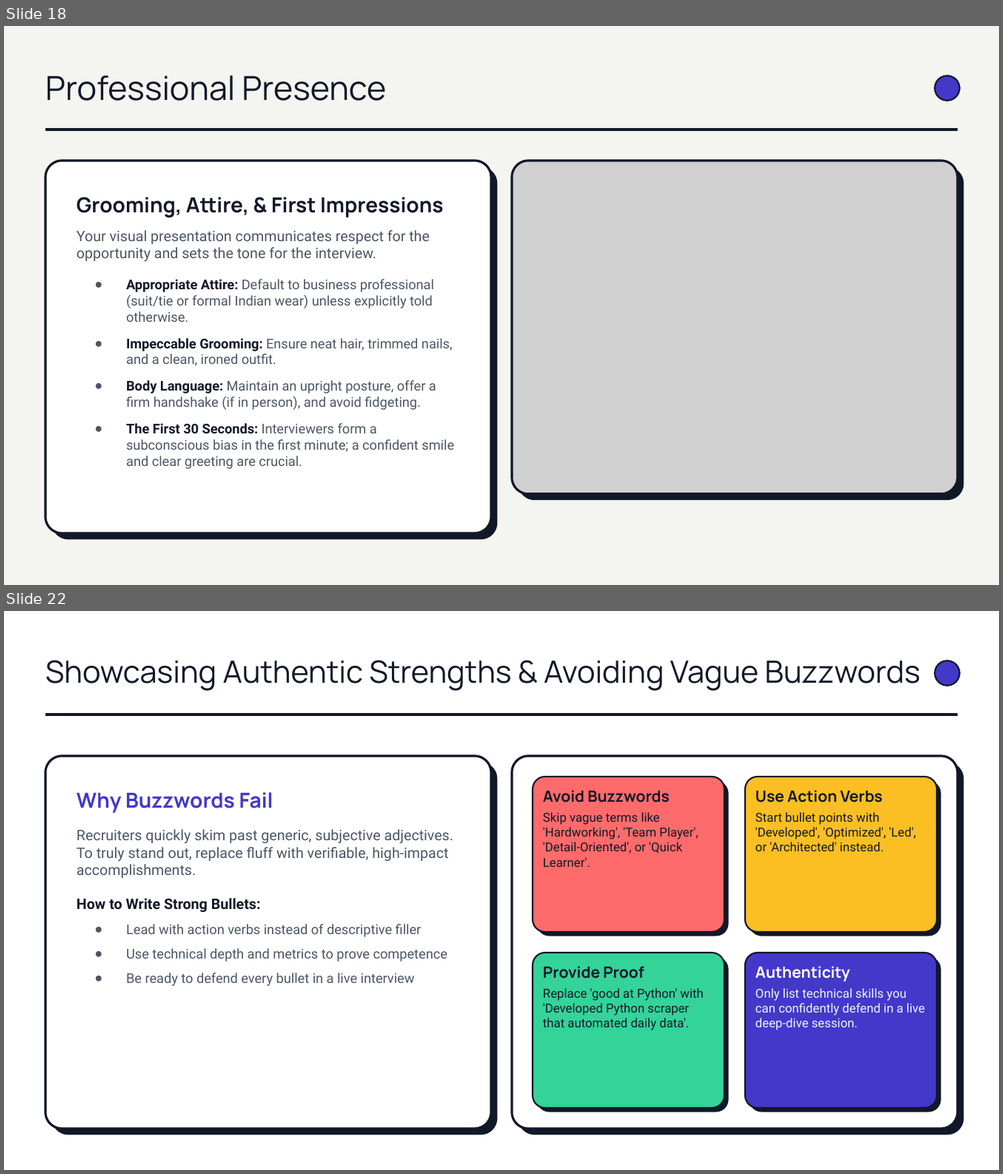
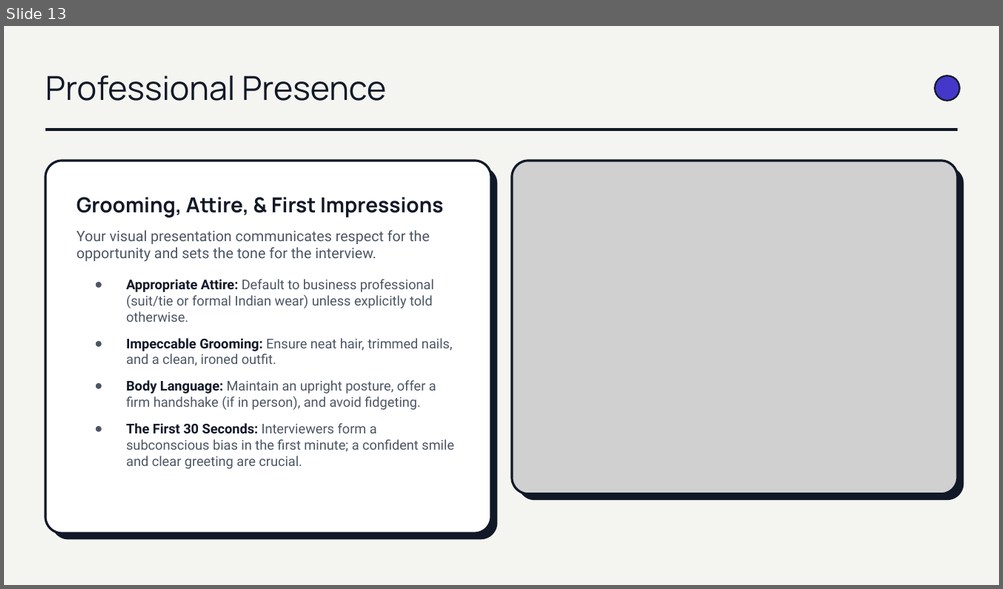
Before and after one commit to brinda-25/workshop, a slide deck: Day4/Mastering_Interview.pptx. Shown one above the other, each under a label of ours: slides 18 and 22 before the commit, slide 13 after it; the slides between them are not shown. The pictures are 1003x1174 and 1003x589 pixels, drawn with LibreOffice and Linux fonts; fonts in the diff are those of the drawing; grey boxes stand for pictures. Boxes give left, top, right and bottom in pixels: in the first picture for what was removed or moved away, otherwise in the second. Text is boxed around its words. In the diff, an @@ line names an element or a change of style, - is before the commit and + after.

```diff
--- a/Day4/Mastering_Interview.pptx
+++ b/Day4/Mastering_Interview.pptx
@@ slide 22 removed at (x1=4, y1=611, x2=999, y2=1170), background #FFFFFF @@
@@ text removed at (x1=45, y1=660, x2=920, y2=691) @@
-Showcasing Authentic Strengths & Avoiding Vague Buzzwords
@@ ellipse removed at (x1=934, y1=661, x2=959, y2=686) @@
@@ line removed from (45, 715) to (958, 715) @@
@@ group removed at (x1=45, y1=756, x2=964, y2=1136): 12 rounded rectangles, 5 texts @@
-Why Buzzwords Fail
-Recruiters quickly skim past generic, subjective adjectives. To truly stand out, replace fluff with verifiable, high-impact accomplishments.
-How to Write Strong Bullets:
-● Lead with action verbs instead of descriptive filler
-● Use technical depth and metrics to prove competence
-● Be ready to defend every bullet in a live interview
-Avoid Buzzwords
-Skip vague terms like 'Hardworking', 'Team Player', 'Detail-Oriented', or 'Quick Learner'.
-Use Action Verbs
-Start bullet points with 'Developed', 'Optimized', 'Led', or 'Architected' instead.
-Provide Proof
-Replace 'good at Python' with 'Developed Python scraper that automated daily data'.
-Authenticity
-Only list technical skills you can confidently defend in a live deep-dive session.
@@ what was slide 18 is now slide 13 @@
```
Also in this commit, not shown: 5 slides changed, 5 slides added, 6 other slides removed.
